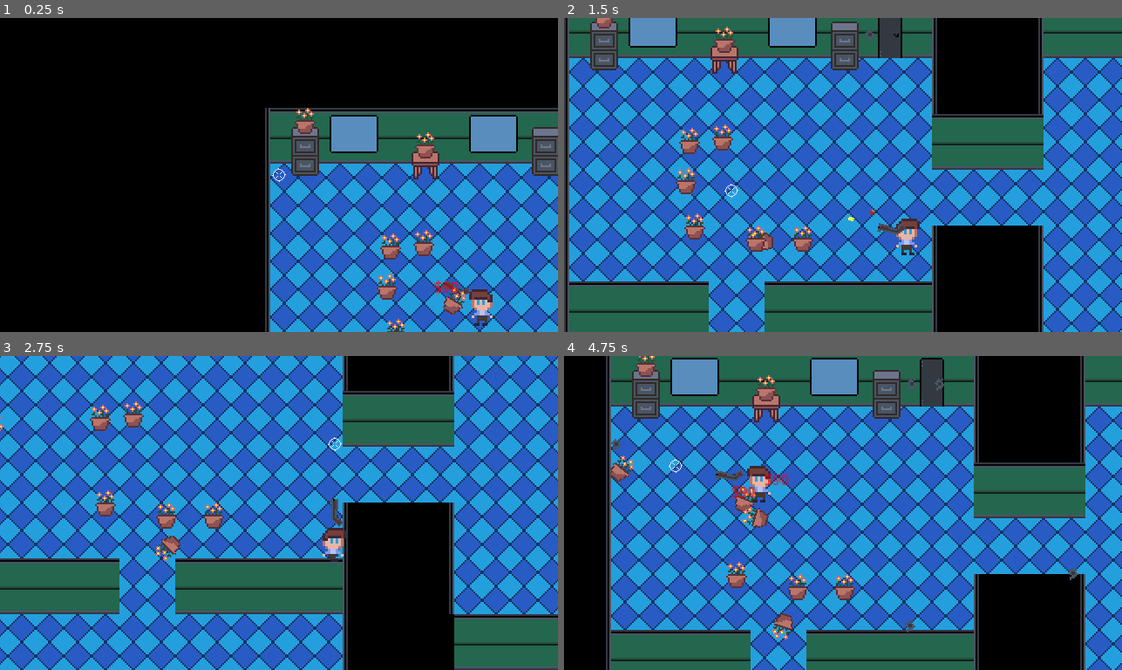
Above: before the commit, frames 1-4 (two rows, left to right).
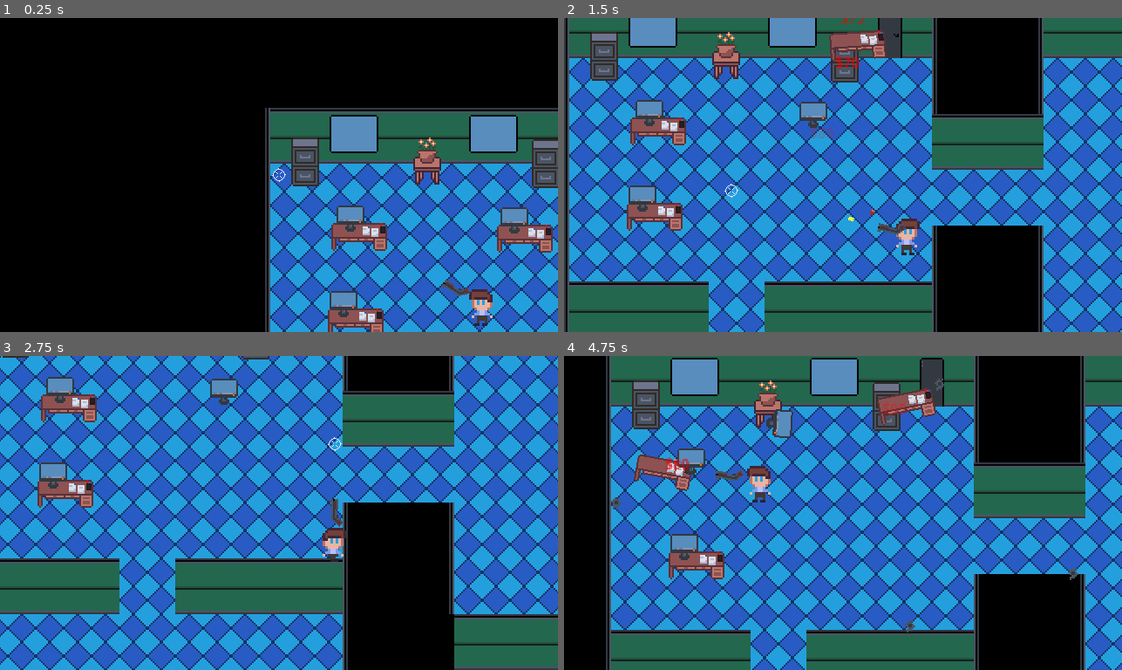
Above: after the commit, the same moments.

Repository: bhmcarr/Deep-Dive
Game: Godot game, scene res://Scenes/main.tscn
Two runs of this game, one before a commit and one after it. Both use one fixed random seed, a clock stepped at 60 frames per second and the inputs below.
Inputs (mouse positions are in pixels of both pictures, inside the frame that each line leads up to):
- Up to frame 1 (0.25 s): no input
- Up to frame 2 (1.5 s): move the mouse to (965, 159) at 0.52 s; hold D (move_right) 0.53-1.28 s; click (965, 159) at 0.6 s; move the mouse to (731, 190) at 1.27 s; hold S (move_down) from 1.28 s (still down); click (731, 190) at 1.35 s
- Up to frame 3 (2.75 s): move the mouse to (334, 443) at 2.02 s; release S (move_down) at 2.03 s; hold D (move_right) from 2.03 s (still down); click (334, 443) at 2.1 s
- Up to frame 4 (4.75 s): move the mouse to (815, 575) at 2.77 s; release D (move_right) at 2.78 s; hold W (move_up) 2.78-3.53 s; click (815, 575) at 2.85 s; move the mouse to (1010, 560) at 3.52 s; hold A (move_left) from 3.53 s (still down); click (1010, 560) at 3.6 s; move the mouse to (675, 465) at 4.27 s; click (675, 465) at 4.35 s

The runs differ from the first frame. In frame 1, 5.6% of the frame differs, in the area x 52-100%, y 28-100%; in frame 2, 6.0%; in frame 3, 3.4%; in frame 4, 6.2%, in the area x 8-67%, y 0-91%.

Commit message:
more valuables

Diff:
--- /dev/null
+++ b/Scenes/Valuables/Desk.tscn
@@ -0,0 +1,19 @@
+[gd_scene format=3 uid="uid://kmnbgrn06x2p"]
+
+[ext_resource type="Script" uid="uid://dtp54afif1bb4" path="res://Scenes/Valuables/valuable_prop.gd" id="1_odae8"]
+[ext_resource type="Texture2D" uid="uid://dnrh65looqqam" path="res://Assets/desk.png" id="2_dwkq0"]
+[ext_resource type="PackedScene" uid="uid://dachmv6iwxqfi" path="res://Scenes/Valuables/valuable_handler.tscn" id="3_4jd11"]
+
+[sub_resource type="RectangleShape2D" id="RectangleShape2D_8wm7i"]
+size = Vector2(32, 16)
+
+[node name="Desk" type="RigidBody2D" unique_id=568491742]
+script = ExtResource("1_odae8")
+
+[node name="Sprite2D" type="Sprite2D" parent="." unique_id=1855106866]
+texture = ExtResource("2_dwkq0")
+
+[node name="ValuableHandler" parent="." unique_id=447044991 instance=ExtResource("3_4jd11")]
+
+[node name="CollisionShape2D" type="CollisionShape2D" parent="." unique_id=40111588]
+shape = SubResource("RectangleShape2D_8wm7i")
--- /dev/null
+++ b/Scenes/Valuables/EndTable.tscn
@@ -0,0 +1,22 @@
+[gd_scene format=3 uid="uid://bysxc7u2jj6xa"]
+
+[ext_resource type="Script" uid="uid://dtp54afif1bb4" path="res://Scenes/Valuables/valuable_prop.gd" id="1_o6uuu"]
+[ext_resource type="Texture2D" uid="uid://jwmr1ubhcmuo" path="res://Assets/end_table.png" id="2_ts5f3"]
+[ext_resource type="PackedScene" uid="uid://dachmv6iwxqfi" path="res://Scenes/Valuables/valuable_handler.tscn" id="3_p7n87"]
+
+[sub_resource type="RectangleShape2D" id="RectangleShape2D_p7n87"]
+size = Vector2(16, 10)
+
+[node name="EndTable" type="RigidBody2D" unique_id=1126132356]
+script = ExtResource("1_o6uuu")
+
+[node name="Sprite2D" type="Sprite2D" parent="." unique_id=1251932436]
+texture = ExtResource("2_ts5f3")
+
+[node name="CollisionShape2D" type="CollisionShape2D" parent="." unique_id=1933529527]
+position = Vector2(0, 3)
+shape = SubResource("RectangleShape2D_p7n87")
+
+[node name="ValuableHandler" parent="." unique_id=447044991 instance=ExtResource("3_p7n87")]
+value = 200
+mass = 30.0
--- /dev/null
+++ b/Scenes/Valuables/FilingCabinet.tscn
@@ -0,0 +1,22 @@
+[gd_scene format=3 uid="uid://cj57mn6h0ih3"]
+
+[ext_resource type="Script" uid="uid://dtp54afif1bb4" path="res://Scenes/Valuables/valuable_prop.gd" id="1_s1gjo"]
+[ext_resource type="Texture2D" uid="uid://2am64h846751" path="res://Assets/filing_cabinet.png" id="2_sudvq"]
+[ext_resource type="PackedScene" uid="uid://dachmv6iwxqfi" path="res://Scenes/Valuables/valuable_handler.tscn" id="3_sudvq"]
+
+[sub_resource type="RectangleShape2D" id="RectangleShape2D_s1gjo"]
+size = Vector2(16, 28)
+
+[node name="FilingCabinet" type="RigidBody2D" unique_id=774324811]
+script = ExtResource("1_s1gjo")
+
+[node name="Sprite2D" type="Sprite2D" parent="." unique_id=920581634]
+texture = ExtResource("2_sudvq")
+
+[node name="CollisionShape2D" type="CollisionShape2D" parent="." unique_id=881954000]
+position = Vector2(0, 2)
+shape = SubResource("RectangleShape2D_s1gjo")
+
+[node name="ValuableHandler" parent="." unique_id=447044991 instance=ExtResource("3_sudvq")]
+value = 500
+mass = 100.0
--- /dev/null
+++ b/Scenes/Valuables/Monitor.tscn
@@ -0,0 +1,20 @@
+[gd_scene format=3 uid="uid://3xbxkdap55x8"]
+
+[ext_resource type="Script" uid="uid://dtp54afif1bb4" path="res://Scenes/Valuables/valuable_prop.gd" id="1_s4wum"]
+[ext_resource type="PackedScene" uid="uid://dachmv6iwxqfi" path="res://Scenes/Valuables/valuable_handler.tscn" id="2_84iep"]
+[ext_resource type="Texture2D" uid="uid://blc6yfm7j2bnr" path="res://Assets/monitor.png" id="3_yame2"]
+
+[sub_resource type="RectangleShape2D" id="RectangleShape2D_mmsnh"]
+size = Vector2(16, 11)
+
+[node name="Monitor" type="RigidBody2D" unique_id=433526033]
+script = ExtResource("1_s4wum")
+
+[node name="ValuableHandler" parent="." unique_id=447044991 instance=ExtResource("2_84iep")]
+
+[node name="Sprite2D" type="Sprite2D" parent="." unique_id=605955940]
+texture = ExtResource("3_yame2")
+
+[node name="CollisionShape2D" type="CollisionShape2D" parent="." unique_id=794466376]
+position = Vector2(0, -1.5)
+shape = SubResource("RectangleShape2D_mmsnh")
--- /dev/null
+++ b/Scenes/Valuables/flower_pot.tscn
@@ -0,0 +1,23 @@
+[gd_scene format=3 uid="uid://bn74ns3m2upl5"]
+
+[ext_resource type="Script" uid="uid://dtp54afif1bb4" path="res://Scenes/Valuables/valuable_prop.gd" id="1_r6hdh"]
+[ext_resource type="Texture2D" uid="uid://chq6lnjn2t8re" path="res://Assets/plant_pot.png" id="1_xy2hg"]
+[ext_resource type="PackedScene" uid="uid://dachmv6iwxqfi" path="res://Scenes/Valuables/valuable_handler.tscn" id="3_3v2ul"]
+
+[sub_resource type="CircleShape2D" id="CircleShape2D_xy2hg"]
+radius = 7.0
+
+[node name="FlowerPot" type="RigidBody2D" unique_id=528332941]
+collision_layer = 4
+collision_mask = 3
+gravity_scale = 0.0
+script = ExtResource("1_r6hdh")
+
+[node name="Sprite2D" type="Sprite2D" parent="." unique_id=379669771]
+texture = ExtResource("1_xy2hg")
+
+[node name="CollisionShape2D" type="CollisionShape2D" parent="." unique_id=148738977]
+shape = SubResource("CircleShape2D_xy2hg")
+
+[node name="ValuableHandler" parent="." unique_id=447044991 instance=ExtResource("3_3v2ul")]
+value = 50
--- /dev/null
+++ b/Scenes/Valuables/valuable_handler.gd
@@ -0,0 +1,42 @@
+extends Node2D
+@onready var floating_text_emitter: Node2D = $FloatingTextEmitter
+@onready var sprite_2d: Sprite2D = $"../Sprite2D"
+@onready var break_particles: CPUParticles2D = $BreakParticles
+
+@export var value: int = 100
+@export var mass: float = 10
+
+func _ready() -> void:
+	# set default parent properties
+	var valuable = get_parent()
+	valuable.gravity_scale = 0.0
+	valuable.mass = mass
+
+	valuable.set_collision_layer_value(1, false) # turn off default
+	valuable.set_collision_layer_value(3, true) # enable valuable collision layer
+	valuable.set_collision_mask_value(1, true) # turn off default
+	valuable.set_collision_mask_value(2, true) # turn off default
+
+func damage_valuable(damage_amount: int) -> void:
+	value -= damage_amount
+	if value <= 0:
+		_break_valuable()
+	else:
+		floating_text_emitter.emit_text("$" + str(value))
+
+func _break_valuable() -> void:
+	var image = sprite_2d.texture.get_image()
+	var center_x = image.get_width() / 2
+	var center_y = image.get_height() / 2
+	var center_coords = Vector2i(center_x, center_y)
+	var color: Color = image.get_pixelv(center_coords)
+
+	sprite_2d.visible = false
+
+	break_particles.color = color
+	break_particles.emitting = true
+
+
+func _on_break_particles_finished() -> void:
+	# Free parent node (the actual valuable itself)
+	get_parent().queue_free()
--- /dev/null
+++ b/Scenes/Valuables/valuable_handler.tscn
@@ -0,0 +1,31 @@
+[gd_scene format=3 uid="uid://dachmv6iwxqfi"]
+
+[ext_resource type="Script" uid="uid://bn8j4j6n863lk" path="res://Scenes/Valuables/valuable_handler.gd" id="1_j1iue"]
+[ext_resource type="PackedScene" uid="uid://d0b6pqcqfbdr" path="res://Scenes/floating_text_emitter.tscn" id="2_2f5j2"]
+[ext_resource type="Texture2D" uid="uid://bhxht2sr6mvel" path="res://Assets/valuable_shard.png" id="3_sxl6t"]
+
+[node name="ValuableHandler" type="Node2D" unique_id=447044991]
+script = ExtResource("1_j1iue")
+
+[node name="FloatingTextEmitter" parent="." unique_id=1730230013 instance=ExtResource("2_2f5j2")]
+
+[node name="BreakParticles" type="CPUParticles2D" parent="." unique_id=1612052990]
+emitting = false
+amount = 30
+texture = ExtResource("3_sxl6t")
+one_shot = true
+explosiveness = 1.0
+randomness = 1.0
+emission_shape = 1
+emission_sphere_radius = 1.74
+direction = Vector2(0, -1)
+spread = 88.7
+gravity = Vector2(0, 50)
+initial_velocity_min = 24.67
+initial_velocity_max = 53.57
+angular_velocity_min = -33.29
+angular_velocity_max = 241.39
+scale_amount_min = 0.25
+scale_amount_max = 0.5
+
+[connection signal="finished" from="BreakParticles" to="." method="_on_break_particles_finished"]
--- /dev/null
+++ b/Scenes/Valuables/valuable_prop.gd
@@ -0,0 +1,8 @@
+extends RigidBody2D
+
+@onready var valuable_handler: Node2D = $ValuableHandler
+
+func _physics_process(delta: float) -> void:
+	var collision_info = move_and_collide(Vector2.ZERO)
+	if collision_info:
+		valuable_handler.damage_valuable(5)
--- a/Scenes/bullet.gd
+++ b/Scenes/bullet.gd
@@ -34,7 +34,8 @@
 				bullet_hit_sound_player.playing = true
 				body.apply_impulse(direction * BULLET_POWER)
 				body.apply_torque_impulse(BULLET_POWER)
-				body.damage_prop(BULLET_DAMAGE)
+				if body.has_node("ValuableHandler"):
+					body.get_node("ValuableHandler").damage_valuable(BULLET_DAMAGE)
 		else:
 			_spawn_bullet_hole()
 
--- a/Scenes/floating_text_emitter.gd
+++ b/Scenes/floating_text_emitter.gd
@@ -1,9 +1,13 @@
 extends Node2D
 
 @export var floating_text_scene: PackedScene = preload("res://Scenes/floating_text.tscn")
+var rng = RandomNumberGenerator.new()
 
 func emit_text(text: String) -> void:
+	var rand_x = rng.randi_range(-20, 20)
+	var rand_y = rng.randi_range(-20, 20)
+
 	var floating_text = floating_text_scene.instantiate()
 	floating_text.text = text
-	floating_text.global_position = get_parent().global_position
+	floating_text.global_position = get_parent().global_position + Vector2(rand_x, rand_y)
 	get_tree().current_scene.add_child(floating_text)
--- a/Scenes/gun.gd
+++ b/Scenes/gun.gd
@@ -62,4 +62,5 @@
 	if body.get_collision_layer_value(3) || body.get_collision_layer_value(5):
 		body.apply_impulse((get_global_mouse_position() - position).normalized() * MELEE_POWER)
 		body.apply_torque_impulse(MELEE_POWER)
-		body.damage_prop(MELEE_DAMAGE)
+		if body.has_node("Valuable"):
+			body.get_node("Valuable").damage_prop(MELEE_DAMAGE)
--- a/Scenes/gun.tscn
+++ b/Scenes/gun.tscn
@@ -97,5 +97,6 @@
 [node name="CollisionShape2D" type="CollisionShape2D" parent="MeleeHitbox" unique_id=409902660]
 position = Vector2(24, 0)
 shape = SubResource("CircleShape2D_ft2q4")
+disabled = true
 
 [connection signal="body_entered" from="MeleeHitbox" to="." method="_on_melee_hitbox_body_entered"]
--- a/Scenes/main.tscn
+++ b/Scenes/main.tscn
@@ -4,12 +4,13 @@
 [ext_resource type="Texture2D" uid="uid://c7ucpwliamnki" path="res://Assets/bg_tiles.png" id="1_bo1nx"]
 [ext_resource type="Texture2D" uid="uid://dcwafm3cxcwr5" path="res://Assets/wall_tiles.png" id="2_8gbba"]
 [ext_resource type="PackedScene" uid="uid://c1xh4s8k5l3js" path="res://Scenes/player.tscn" id="4_jjvhh"]
-[ext_resource type="PackedScene" uid="uid://bn74ns3m2upl5" path="res://Scenes/valuable_prop.tscn" id="5_kry3j"]
-[ext_resource type="Texture2D" uid="uid://2am64h846751" path="res://Assets/filing_cabinet.png" id="6_344ge"]
-[ext_resource type="Texture2D" uid="uid://chq6lnjn2t8re" path="res://Assets/plant_pot.png" id="7_ynf5e"]
-[ext_resource type="Texture2D" uid="uid://jwmr1ubhcmuo" path="res://Assets/end_table.png" id="8_hptm8"]
+[ext_resource type="PackedScene" uid="uid://bn74ns3m2upl5" path="res://Scenes/Valuables/flower_pot.tscn" id="5_kry3j"]
+[ext_resource type="PackedScene" uid="uid://bysxc7u2jj6xa" path="res://Scenes/Valuables/EndTable.tscn" id="8_ynf5e"]
 [ext_resource type="PackedScene" uid="uid://x58w1f1ppua3" path="res://Scenes/main_camera.tscn" id="9_ynf5e"]
+[ext_resource type="PackedScene" uid="uid://kmnbgrn06x2p" path="res://Scenes/Valuables/Desk.tscn" id="10_6iyac"]
+[ext_resource type="PackedScene" uid="uid://cj57mn6h0ih3" path="res://Scenes/Valuables/FilingCabinet.tscn" id="10_d1ilt"]
 [ext_resource type="Texture2D" uid="uid://m4xuya24ttsj" path="res://Assets/crosshair.png" id="10_hptm8"]
+[ext_resource type="PackedScene" uid="uid://3xbxkdap55x8" path="res://Scenes/Valuables/Monitor.tscn" id="11_d1ilt"]
 
 [sub_resource type="TileSetAtlasSource" id="TileSetAtlasSource_jjvhh"]
 texture = ExtResource("1_bo1nx")
@@ -41,8 +42,6 @@
 physics_layer_0/collision_mask = 2
 sources/0 = SubResource("TileSetAtlasSource_21xkr")
 
-[sub_resource type="PhysicsMaterial" id="PhysicsMaterial_kry3j"]
-
 [node name="Main" type="Node2D" unique_id=1052326228]
 script = ExtResource("1_8gbba")
 
@@ -64,61 +63,36 @@
 
 [node name="MainCamera" parent="." unique_id=146734760 instance=ExtResource("9_ynf5e")]
 
-[node name="ValuableProp" parent="." unique_id=528332941 instance=ExtResource("5_kry3j")]
-position = Vector2(286, 198)
-mass = 10.0
-physics_material_override = SubResource("PhysicsMaterial_kry3j")
-
-[node name="ValuableProp2" parent="." unique_id=1078672186 instance=ExtResource("5_kry3j")]
-position = Vector2(259, 198)
-mass = 10.0
-physics_material_override = SubResource("PhysicsMaterial_kry3j")
-
-[node name="ValuableProp3" parent="." unique_id=34404351 instance=ExtResource("5_kry3j")]
-position = Vector2(261, 175)
-mass = 10.0
-physics_material_override = SubResource("PhysicsMaterial_kry3j")
-
-[node name="ValuableProp4" parent="." unique_id=2066550585 instance=ExtResource("5_kry3j")]
-position = Vector2(280, 173)
-mass = 10.0
-physics_material_override = SubResource("PhysicsMaterial_kry3j")
-
-[node name="ValuableProp5" parent="." unique_id=388813821 instance=ExtResource("5_kry3j")]
-position = Vector2(264, 224)
-mass = 10.0
-physics_material_override = SubResource("PhysicsMaterial_kry3j")
-
-[node name="ValuableProp6" parent="." unique_id=1644345949 instance=ExtResource("5_kry3j")]
-position = Vector2(299, 231)
-mass = 10.0
-physics_material_override = SubResource("PhysicsMaterial_kry3j")
-
-[node name="ValuableProp7" parent="." unique_id=461369093 instance=ExtResource("5_kry3j")]
-position = Vector2(326, 231)
-mass = 10.0
-physics_material_override = SubResource("PhysicsMaterial_kry3j")
-
-[node name="FilingCabinet" type="Sprite2D" parent="." unique_id=568607925]
-position = Vector2(212, 119)
-texture = ExtResource("6_344ge")
-
-[node name="FilingCabinet2" type="Sprite2D" parent="." unique_id=1873066077]
-position = Vector2(350, 119)
-texture = ExtResource("6_344ge")
-
-[node name="PlantPot" type="Sprite2D" parent="." unique_id=302715237]
-position = Vector2(212, 103)
-texture = ExtResource("7_ynf5e")
-
-[node name="EndTable" type="Sprite2D" parent="." unique_id=1093043974]
-position = Vector2(281, 129)
-texture = ExtResource("8_hptm8")
-
-[node name="PlantPot2" type="Sprite2D" parent="." unique_id=1301322481]
-position = Vector2(281, 117)
-texture = ExtResource("7_ynf5e")
-
 [node name="Crosshair" type="Sprite2D" parent="." unique_id=881751003]
 scale = Vector2(0.5, 0.5)
 texture = ExtResource("10_hptm8")
+
+[node name="FilingCabinet3" parent="." unique_id=774324811 instance=ExtResource("10_d1ilt")]
+position = Vector2(212, 125)
+
+[node name="FilingCabinet4" parent="." unique_id=994260164 instance=ExtResource("10_d1ilt")]
+position = Vector2(350, 126)
+
+[node name="EndTable" parent="." unique_id=1126132356 instance=ExtResource("8_ynf5e")]
+position = Vector2(282, 132)
+
+[node name="FlowerPot" parent="." unique_id=528332941 instance=ExtResource("5_kry3j")]
+position = Vector2(282, 120)
+
+[node name="Desk" parent="." unique_id=568491742 instance=ExtResource("10_6iyac")]
+position = Vector2(243, 170)
+
+[node name="Desk2" parent="." unique_id=2117028091 instance=ExtResource("10_6iyac")]
+position = Vector2(338, 171)
+
+[node name="Desk3" parent="." unique_id=177969422 instance=ExtResource("10_6iyac")]
+position = Vector2(241, 219)
+
+[node name="Monitor" parent="." unique_id=433526033 instance=ExtResource("11_d1ilt")]
+position = Vector2(238, 159)
+
+[node name="Monitor2" parent="." unique_id=216183377 instance=ExtResource("11_d1ilt")]
+position = Vector2(332, 160)
+
+[node name="Monitor3" parent="." unique_id=144571261 instance=ExtResource("11_d1ilt")]
+position = Vector2(234, 208)
--- a/Scenes/valuable_prop.gd
+++ /dev/null
@@ -1,11 +0,0 @@
-extends RigidBody2D
-
-@export var value: int = 100
-@onready var floating_text_emitter: Node2D = $FloatingTextEmitter
-
-func damage_prop(damage_value: int) -> void:
-	value -= damage_value
-	floating_text_emitter.emit_text("$" + str(value))
-	if value <= 0:
-		print("valuable destroyed")
-		queue_free()
--- a/Scenes/valuable_prop.tscn
+++ /dev/null
@@ -1,38 +0,0 @@
-[gd_scene format=3 uid="uid://bn74ns3m2upl5"]
-
-[ext_resource type="Script" uid="uid://dtp54afif1bb4" path="res://Scenes/valuable_prop.gd" id="1_r6hdh"]
-[ext_resource type="Texture2D" uid="uid://chq6lnjn2t8re" path="res://Assets/plant_pot.png" id="1_xy2hg"]
-[ext_resource type="PackedScene" uid="uid://d0b6pqcqfbdr" path="res://Scenes/floating_text_emitter.tscn" id="3_k746f"]
-
-[sub_resource type="AtlasTexture" id="AtlasTexture_r6hdh"]
-atlas = ExtResource("1_xy2hg")
-region = Rect2(0, 0, 16, 16)
-
-[sub_resource type="SpriteFrames" id="SpriteFrames_k746f"]
-animations = [{
-"frames": [{
-"duration": 1.0,
-"texture": SubResource("AtlasTexture_r6hdh")
-}],
-"loop": true,
-"name": &"default",
-"speed": 5.0
-}]
-
-[sub_resource type="CircleShape2D" id="CircleShape2D_xy2hg"]
-radius = 7.0
-
-[node name="ValuableProp" type="RigidBody2D" unique_id=528332941]
-collision_layer = 4
-collision_mask = 3
-gravity_scale = 0.0
-script = ExtResource("1_r6hdh")
-
-[node name="AnimatedSprite2D" type="AnimatedSprite2D" parent="." unique_id=1034599592]
-sprite_frames = SubResource("SpriteFrames_k746f")
-autoplay = "default"
-
-[node name="CollisionShape2D" type="CollisionShape2D" parent="." unique_id=148738977]
-shape = SubResource("CircleShape2D_xy2hg")
-
-[node name="FloatingTextEmitter" parent="." unique_id=1730230013 instance=ExtResource("3_k746f")]
Binary file added: Assets/desk.aseprite
Binary file added: Assets/desk.png
Not shown, added: Assets/desk.png.import
Binary file added: Assets/monitor.aseprite
Binary file added: Assets/monitor.png
Not shown, added: Assets/monitor.png.import
Binary file added: Assets/valuable_shard.aseprite
Binary file added: Assets/valuable_shard.png
Not shown, added: Assets/valuable_shard.png.import
Not shown, added: Scenes/Valuables/valuable_handler.gd.uid
Renamed: Scenes/valuable_prop.gd.uid -> Scenes/Valuables/valuable_prop.gd.uid
